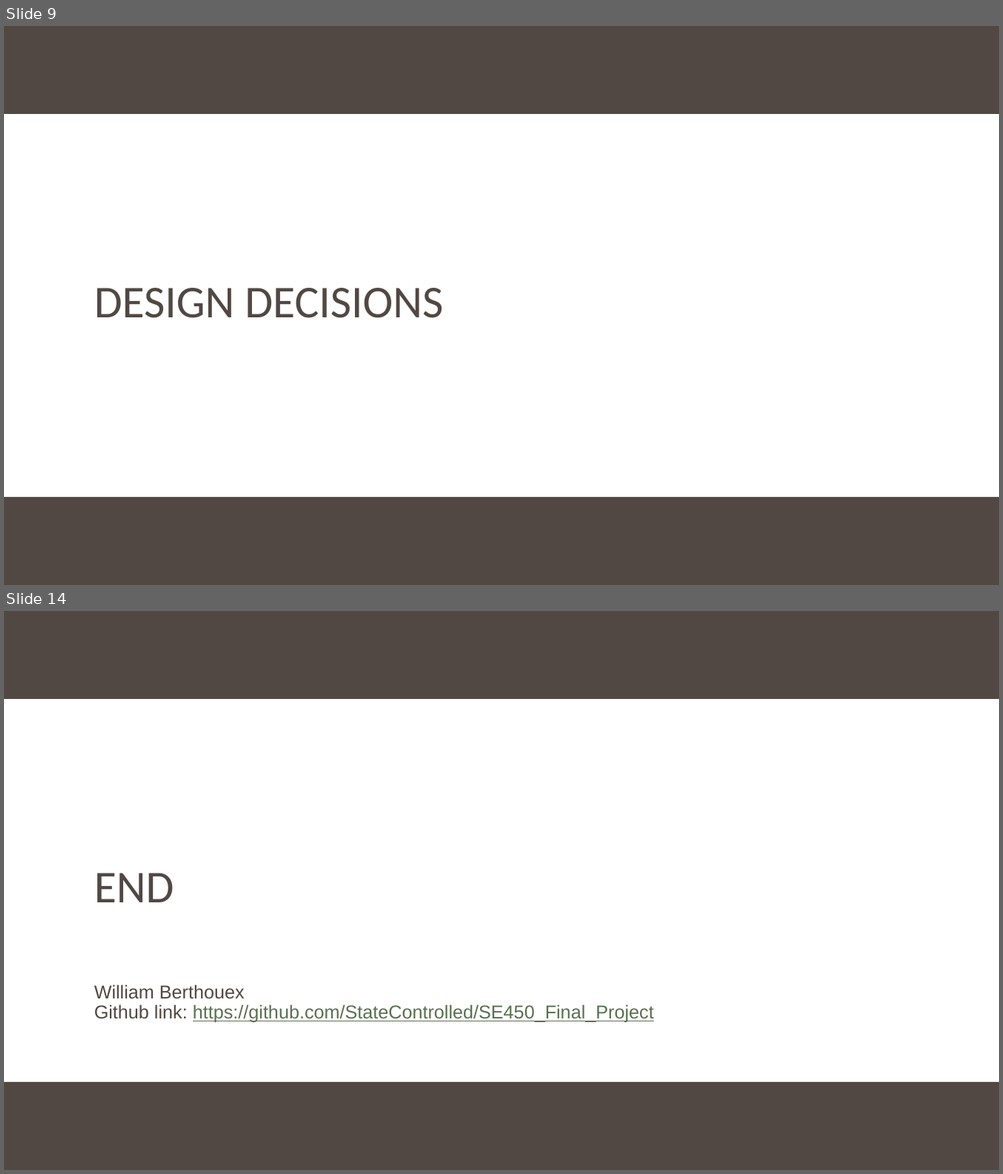
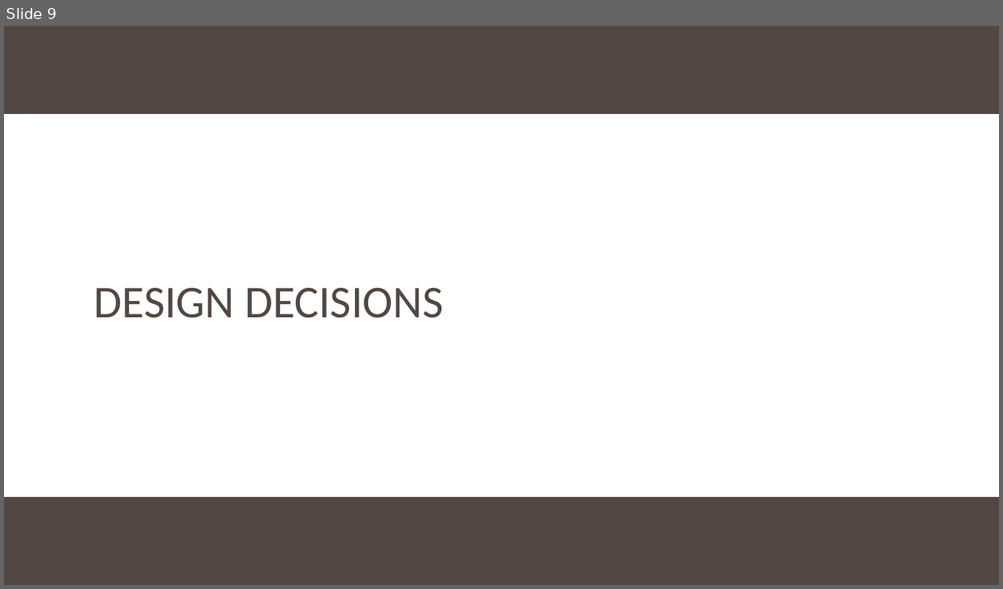
Before and after one commit to StateControlled/SE450_Final_Project, a slide deck: Final Project.pptx. Shown one above the other, each under a label of ours: slides 9 and 14 before the commit, slide 9 after it; the slides between them are not shown. The pictures are 1003x1174 and 1003x589 pixels, drawn with LibreOffice and Linux fonts; fonts in the diff are those of the drawing; background and template pictures are left out. Boxes give left, top, right and bottom in pixels: in the first picture for what was removed or moved away, otherwise in the second. Text is boxed around its words. In the diff, an @@ line names an element or a change of style, - is before the commit and + after.

```diff
--- a/Final Project.pptx
+++ b/Final Project.pptx
@@ slide 14 removed at box(4, 611, 999, 1170), background #FFFFFF; not listed: 2 template elements that a slide beside it also shows @@
@@ title removed at box(94, 873, 174, 903) @@
-END
@@ subtitle removed at box(94, 985, 654, 1023) @@
-William Berthouex
-Github link: https://github.com/StateControlled/SE450_Final_Project
```
Also in this commit, not shown: 6 slides added, 4 other slides removed, 19 other files.
